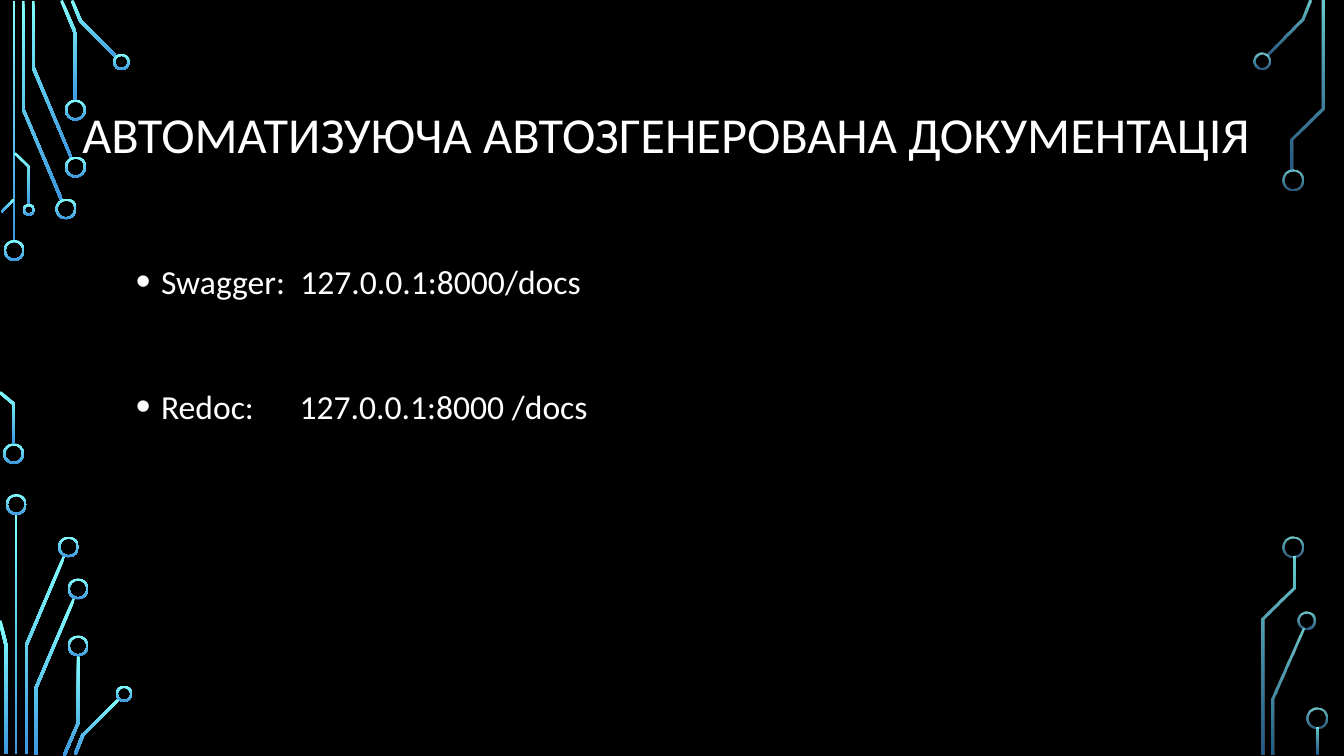
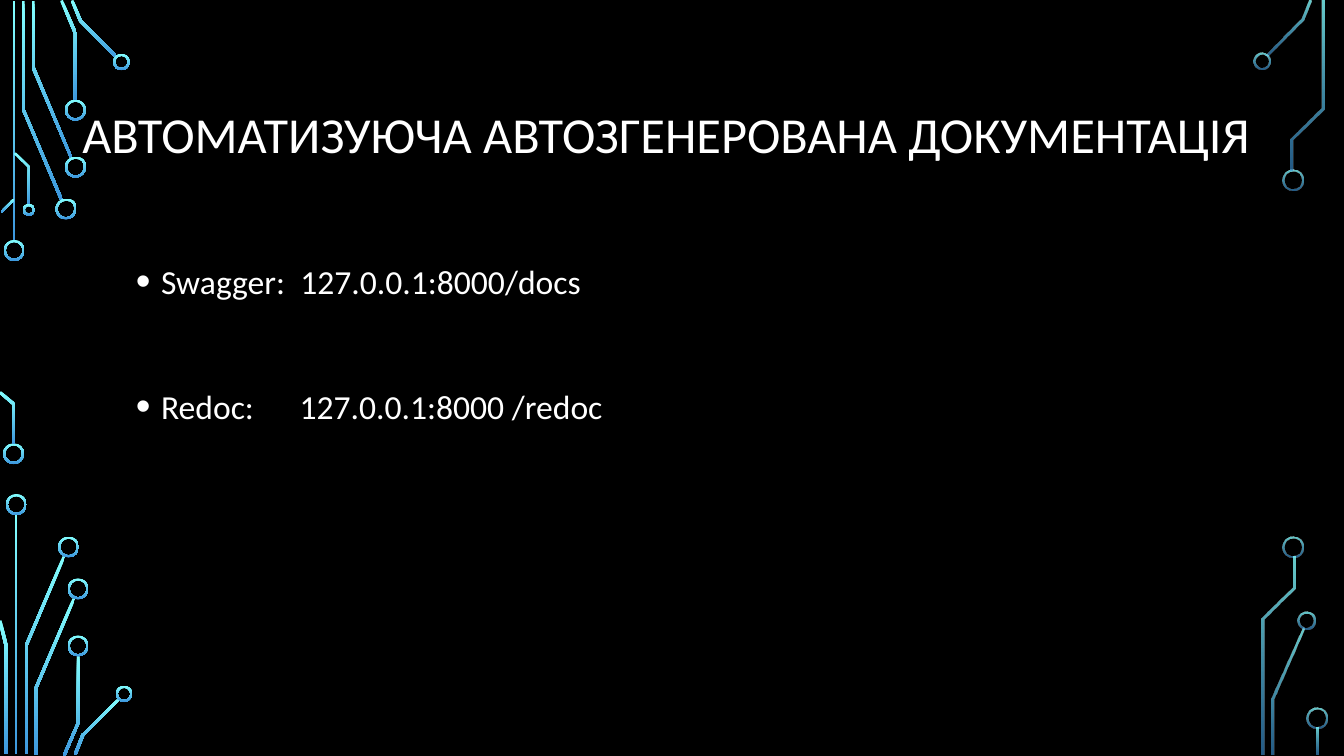
Before and after one commit to VasylKolomiiets/Lesson_11_fastAPI, a slide deck: slide 7 of FastAPI.pptx. Drawn at 1344x756 pixels with LibreOffice and Linux fonts; fonts in the diff are those of the drawing; background and template pictures are left out. Boxes give left, top, right and bottom in pixels: in the first picture for what was removed or moved away, otherwise in the second. Text is boxed around its words. In the diff, an @@ line names an element or a change of style, - is before the commit and + after.

```diff
--- a/FastAPI.pptx
+++ b/FastAPI.pptx
@@ text at box(161, 395, 602, 421): text changed @@
-• Redoc: 127.0.0.1:8000 /docs
+• Redoc: 127.0.0.1:8000 /redoc
```
Also in this commit, not shown: 1 slide added, 7 other files.
